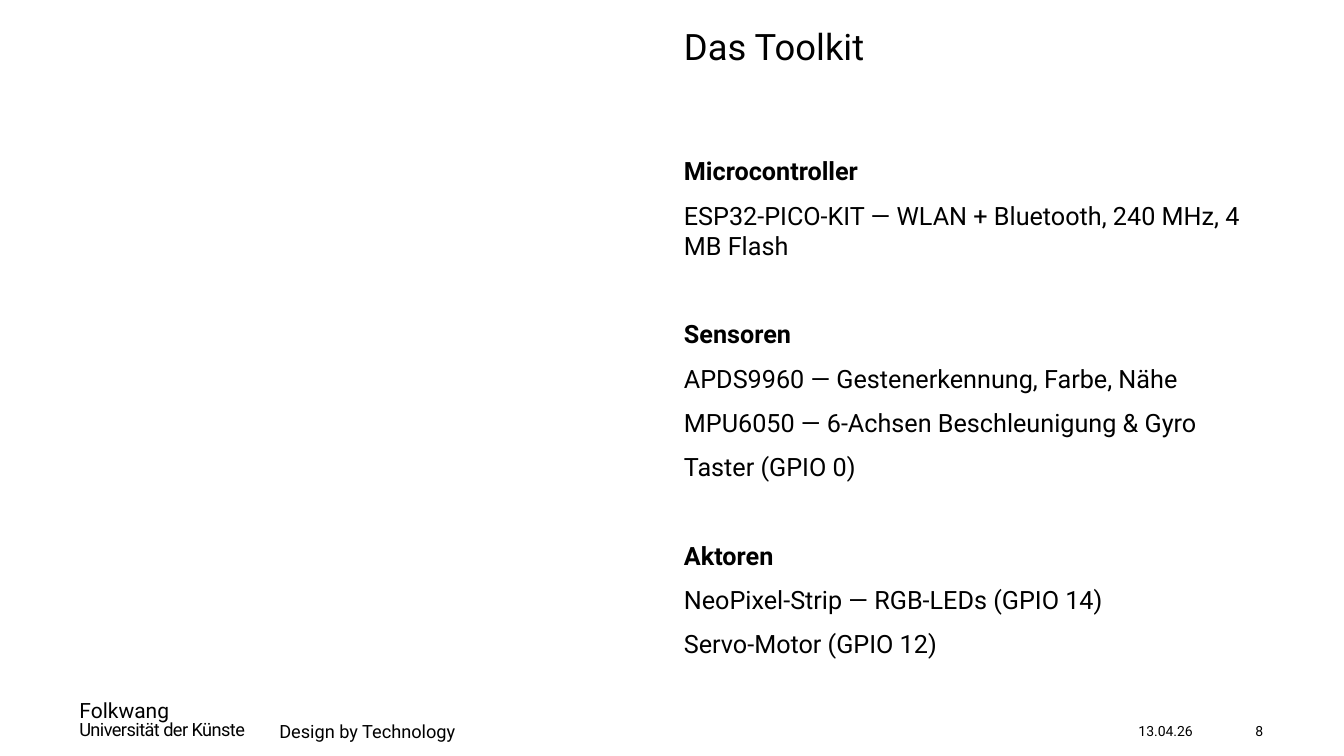
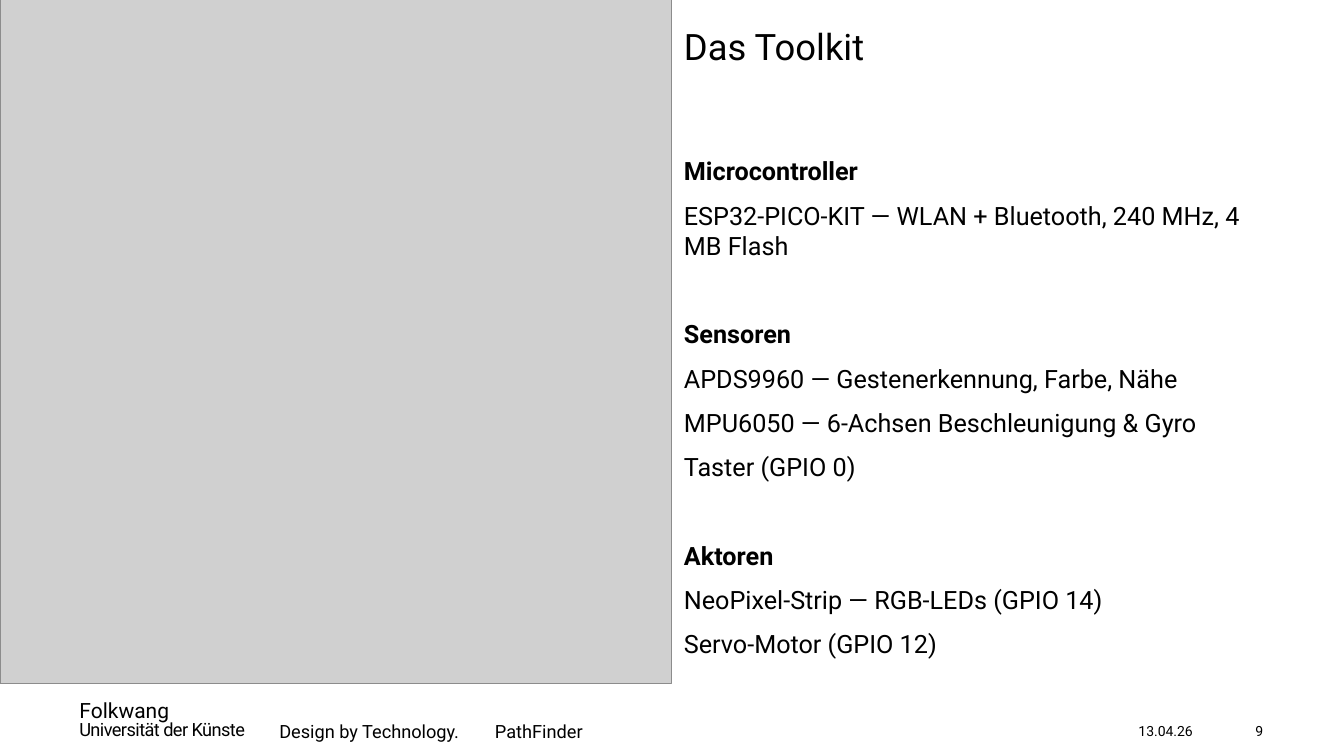
Before and after one commit to archilab/Pathfinder_Workshop, a slide deck: slide 9 of 07_presentations/Pathfinder_Workshop_Einfuehrung.pptx (slide 8 before the commit). Drawn at 1344x756 pixels with LibreOffice and Linux fonts; fonts in the diff are those of the drawing; grey boxes stand for pictures. Boxes give left, top, right and bottom in pixels: in the first picture for what was removed or moved away, otherwise in the second. Text is boxed around its words. In the diff, an @@ line names an element or a change of style, - is before the commit and + after.

```diff
--- a/07_presentations/Pathfinder_Workshop_Einfuehrung.pptx
+++ b/07_presentations/Pathfinder_Workshop_Einfuehrung.pptx
@@ picture added at [0,0,673,684] @@
@@ text at [279,724,583,742]: text changed @@
-Design by Technology
+Design by Technology. PathFinder
@@ page number at [1255,726,1263,736]: text changed @@
-8
+9
```
Also in this commit, not shown: 3 other slides changed, 3 slides added, 26 other files.
